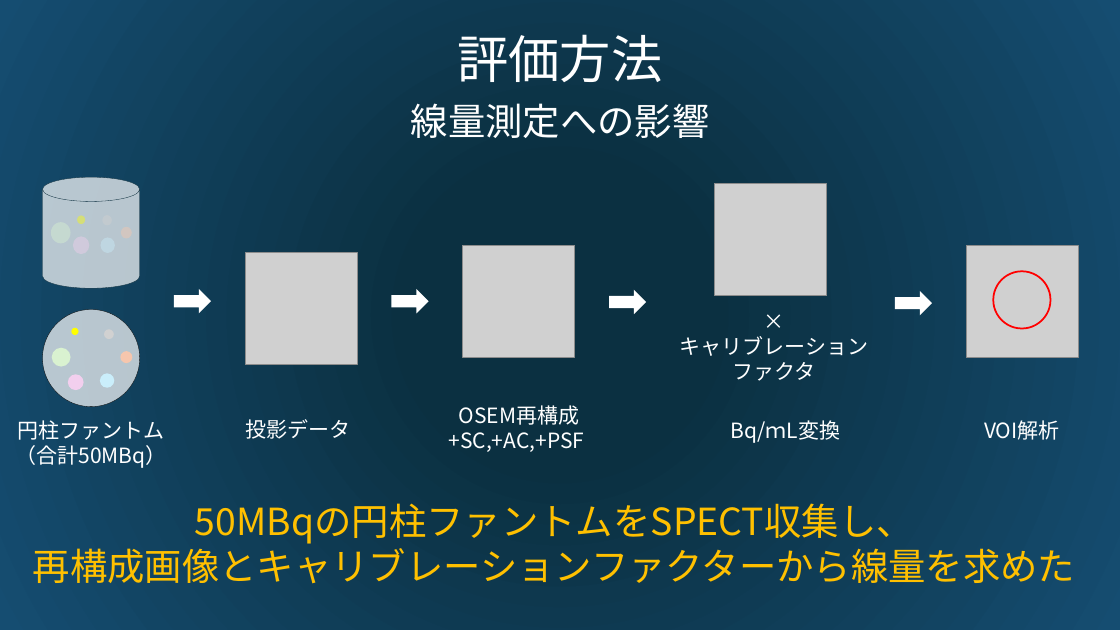
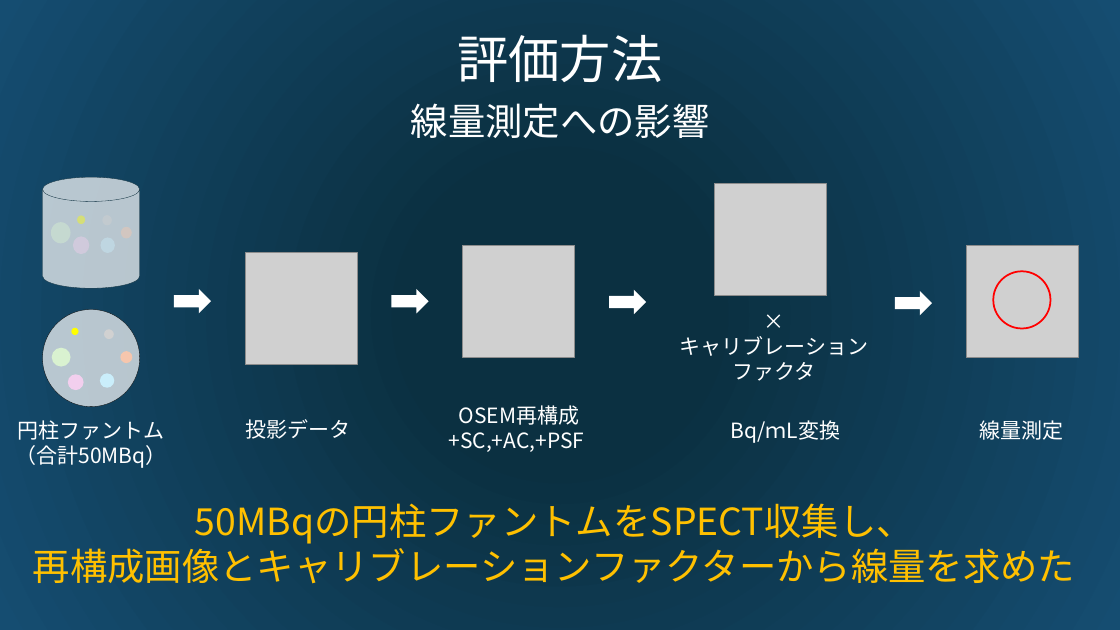
Before and after one commit to hhonda5427/simind_study, a slide deck: slide 8 of 123I線量測定におけるTEWの影響.pptx. Drawn at 1120x630 pixels with LibreOffice and Linux fonts; fonts in the diff are those of the drawing; grey boxes stand for pictures. Boxes give left, top, right and bottom in pixels: in the first picture for what was removed or moved away, otherwise in the second. Text is boxed around its words. In the diff, an @@ line names an element or a change of style, - is before the commit and + after.

```diff
--- a/123I線量測定におけるTEWの影響.pptx
+++ b/123I線量測定におけるTEWの影響.pptx
@@ text at (980,420,1064,440): text changed @@
-VOI解析
+線量測定
```
Also in this commit, not shown: 1 other slide changed, 1 other file.
